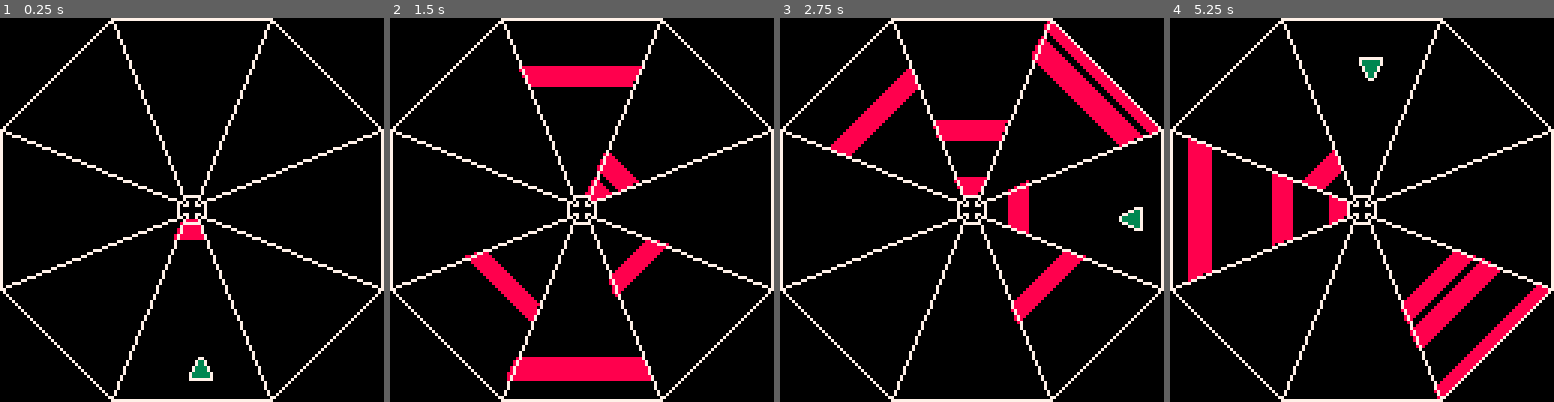
Above: before the commit, frames 1-4 (left to right).
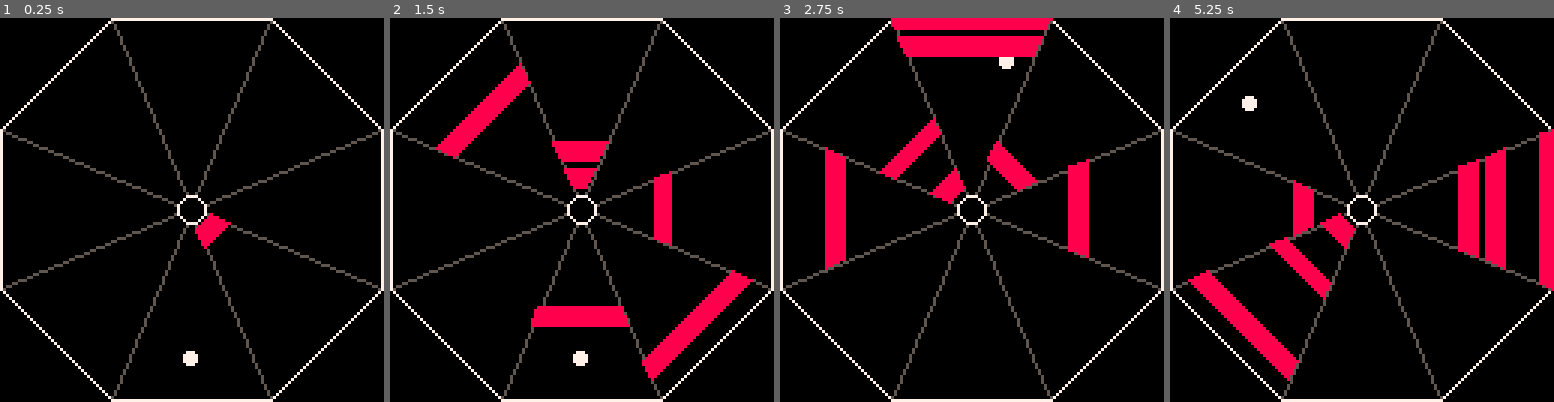
Above: after the commit, the same moments.

Repository: SweetAlmighty/PICO-8-Playground
Game: PICO-8 cartridge carts/subpar_octagon/subpar_octagon.p8
Same seed, same stepped clock (60 frames per second), same inputs: the game is played once before the commit and once after it.
Inputs:
- Up to frame 1 (0.25 s): no input
- Up to frame 2 (1.5 s): no input
- Up to frame 3 (2.75 s): hold Right 1.6-2.1 s; hold Right from 2.47 s (still down)
- Up to frame 4 (5.25 s): release Right at 3.03 s; hold Left 3.08-3.58 s; hold Right 4.02-4.68 s; hold Left from 5.08 s (still down)

The runs differ from the first frame. In frame 1, 5.4% of the frame differs, in the area x 0-100%, y 0-100%; in frame 2, 17%; in frame 3, 20%; in frame 4, 20%.

Commit message:
Progress commit

Diff:
--- a/carts/subpar_octagon/subpar_octagon.p8
+++ b/carts/subpar_octagon/subpar_octagon.p8
@@ -15,15 +15,20 @@
 local obs={}
 
 --center points
-local cps={
-  {x=65,y=62},-- +/+
-  {x=65,y=65},-- +/-
-  {x=62,y=65},-- -/-
-  {x=62,y=62},-- -/+
+local cps = {
+  {x=62,y=59},--n
+  {x=65,y=59},--ne
+  {x=68,y=62},--e
+  {x=68,y=65},--se
+  {x=65,y=68},--s
+  {x=62,y=68},--sw
+  {x=59,y=65},--nw
+  {x=59,y=62},--w
 }
 
 --end points
 local eps={
+  {x=37,y=0},--nw/n
   {x=90,y=0},--n/ne
   {x=127,y=37},--ne/e
   {x=127,y=90},--e/se
@@ -31,7 +36,6 @@
   {x=37,y=127},--s/sw
   {x=0,y=90},--sw/w
   {x=0,y=37},--w/nw
-  {x=37,y=0},--nw/n
 }
 
 --lanes
@@ -48,14 +52,10 @@
 
 function _init()
   gen_plr()
-  for i=1, 4, 1 do
+  for i=1, 8, 1 do
     lbs[#lbs+1] = {
-      s={x=cps[i].x,y=cps[i].y,},
-      e={x=eps[i+(i-1)].x,y=eps[i+(i-1)].y}
-    }
-    lbs[#lbs+1] = {
-      s={x=cps[i].x,y=cps[i].y,},
-      e={x=eps[i*2].x,y=eps[i*2].y}
+      s=cps[i],
+      e=eps[i]
     }
   end
 end
@@ -72,8 +72,21 @@
 function _draw()
   cls(0)
   plr.draw()
+
+  --draw lane borders
+  foreach(lbs,
+    function(lb)
+      line(lb.s.x,lb.s.y,lb.e.x,lb.e.y,5)
+    end)
+
+  --draw center
+  render_empty_poly(cps,7)
+
+  --draw outer border
+  render_empty_poly(eps,7)
+
+  -- draw obstacles
   foreach(obs, function(ob) ob:draw() end)
-  draw_bg(7)
 end
 
 -- shape draw algoriths
@@ -154,25 +167,30 @@
  end
 end
 
+local dist=50
+local offset=63
 function gen_plr()
-  plr={x=0,r=0.75,col=12,v={0,0,0,0},}
+  plr={x=0,r=0.75,col=12,v={0,0,0,0}}
 
   plr.draw=function()
-    sspr(plr.x,0,8,8,63+cos(plr.r)*50,63+sin(plr.r)*50)
+    circfill(offset+cos(plr.r)*dist,offset+sin(plr.r)*dist,2,7)
   end
 
   plr.update=function()
-    if btnp(0) then
-      plr.x+=8
-      if plr.x>=64 then plr.x=0 end
-      plr.r-=45/360
+    if btn(0) then
+      plr.r=clamp_r(-0.01)
     end
-    if btnp(1) then
-      plr.x-=8
-      if plr.x<=-8 then plr.x=56 end
-      plr.r+=45/360
+    if btn(1) then
+      plr.r=clamp_r(0.01)
     end
   end
+end
+
+function clamp_r(a)
+  local nr=plr.r+a
+  nr = nr>1 and 0 or (nr<0 and 1 or nr)
+  plr.x=1%nr
+  return nr
 end
 
 --generate new obstacle
@@ -210,33 +228,14 @@
   return {x=s.x*(1-p)+e.x*p,y=s.y*(1-p)+e.y*p}
 end
 
-function draw_bg(col)
-  --draw center
-  line(62,59,65,59,col)--n
-  line(65,59,68,62,col)--ne
-  line(68,62,68,65,col)--e
-  line(68,65,65,68,col)--se
-  line(62,68,65,68,col)--s
-  line(62,68,59,65,col)--sw
-  line(59,62,59,65,col)--w
-  line(59,62,62,59,col)--nw
-
-  --draw lane borders
-  foreach(lbs,
-    function(lb)
-      line(lb.s.x,lb.s.y,lb.e.x,lb.e.y,col)
-    end
-  )
-
-  --draw outer border
-  line(37,0,90,0,col)--n
-  line(90,0,127,37,col)--ne
-  line(127,37,127,90,col)--e
-  line(127,90,90,127,col)--se
-  line(90,127,37,127,col)--s
-  line(37,127,0,90,col)--sw
-  line(0,90,0,37,col)--w
-  line(0,37,37,0,col)--nw
+-- v is an array of vertices
+-- [{x1,y1},{x2,y2},...] etc
+function render_empty_poly(v,col)
+  local e = nil
+  for i=1,#v,1 do
+    e = i+1>#v and 1 or i+1
+    line(v[i].x, v[i].y, v[e].x, v[e].y, col)
+  end
 end
 
 __gfx__
Not shown, changed: carts/subpar_octagon/subpar_octagon.p8c
